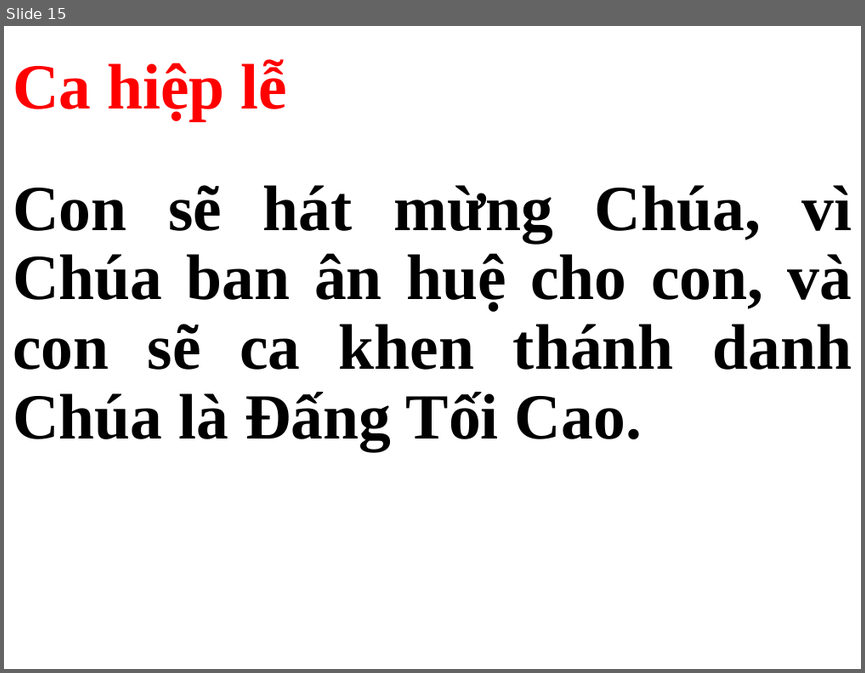
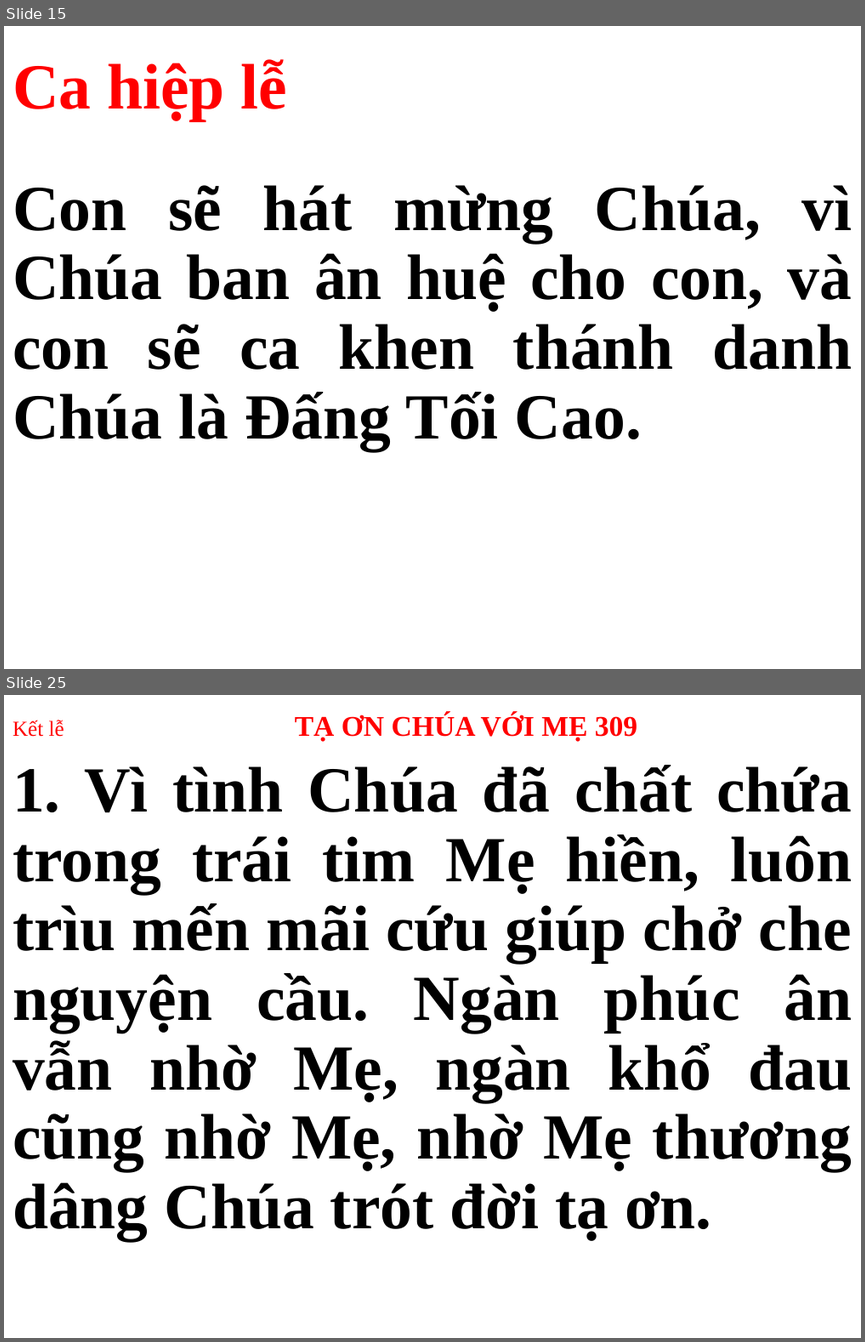
Before and after one commit to webfullstack99/usb-songs, a slide deck: Thứ 3.pptx. Shown one above the other, each under a label of ours: slide 15 before the commit, slides 15 and 25 after it; the slides between them are not shown. The pictures are 865x673 and 865x1342 pixels, drawn with LibreOffice and Linux fonts; fonts in the diff are those of the drawing. Boxes give left, top, right and bottom in pixels: in the first picture for what was removed or moved away, otherwise in the second. Text is boxed around its words. In the diff, an @@ line names an element or a change of style, - is before the commit and + after.

```diff
--- a/Thứ 3.pptx
+++ b/Thứ 3.pptx
@@ slide 25 added at (4, 695, 861, 1338), background #FFFFFF @@
@@ title added at (12, 713, 637, 741), 24 pt, text #FF0000, bold @@
+Kết lễ TẠ ƠN CHÚA VỚI MẸ 309
@@ subtitle added at (12, 765, 852, 1241), 54 pt, text #000000, bold @@
+1. Vì tình Chúa đã chất chứa trong trái tim Mẹ hiền, luôn trìu mến mãi cứu giúp chở che nguyện cầu. Ngàn phúc ân vẫn nhờ Mẹ, ngàn khổ đau cũng nhờ Mẹ, nhờ Mẹ thương dâng Chúa trót đời tạ ơn.
```
Also in this commit, not shown: 2 slides changed, 14 other slides added, 15 slides removed.
